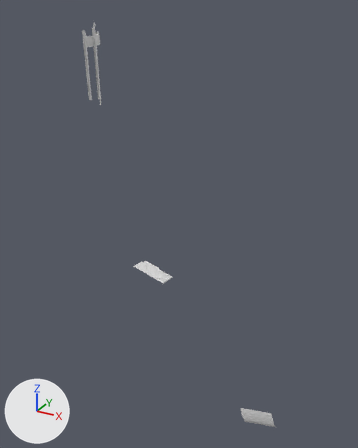
The OBJ model DarkChaos-Dev/gameitems/Primitive.LM_L_LW5_Parts.obj, before and after one commit.
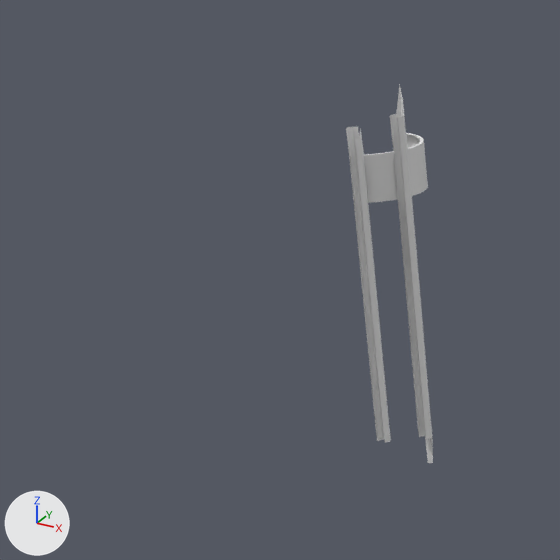
Old and new are each drawn whole from a 50 mm lens placed at (373.0, -999.0, 109.0), pointed at (-128.0, -89.0, -346.0) and again close up on the part from 1% to 36% of the width and 0% to 28% of the height. Every picture has the same lights, and +X, +Y and +Z are marked at lower left. Where no turn or scale is listed for an object, it has been applied to the vertices. Vertices at the same position are counted once.

In view in the first close-up: 'LM_L_LW5_Parts'.
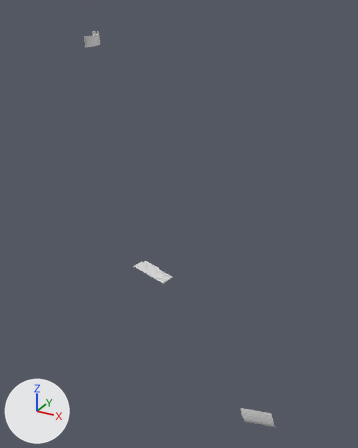
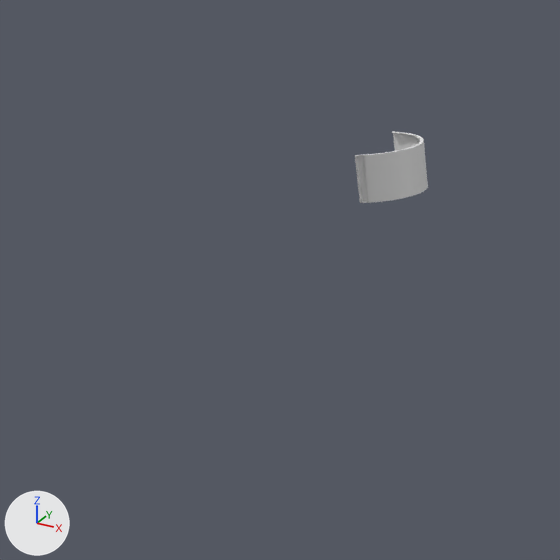
The change, as JSON lines over the scene's bpy script:
```json
{"block": "me_lm_l_lw5_parts", "where": "me_lm_l_lw5_parts.from_pydata(...)  # 199 vertices, 289 faces; spans x -422.0..171.0, y -216.0..62.0, z -726.0..79.0"}
{"block": "me_lm_l_lw5_parts", "where": "# used by ob_lm_l_lw5_parts; location = (0.0, 0.0, 0.0)"}
{"block": "me_lm_l_lw5_parts", "change": "me_lm_l_lw5_parts part 1: the loose piece of 39 vertices spanning x -395.0..-379.0, y -32.0..-7.0, z -114.0..79.0 is deleted"}
{"block": "me_lm_l_lw5_parts", "change": "me_lm_l_lw5_parts part 2: the loose piece of 29 vertices spanning x -408.0..-393.0, y -51.0..-27.0, z -100.0..59.0 is deleted"}
```

Pixel boxes [x1, y1, x2, y2] of what changed, in the close-ups (560 x 560 px):
```json
{"object": "LM_L_LW5_Parts", "change": "reshaped", "before": [346, 84, 433, 463], "after": [355, 132, 428, 203]}
{"part": 1, "of": "me_lm_l_lw5_parts", "change": "deleted", "before": [390, 84, 433, 463]}
{"part": 2, "of": "me_lm_l_lw5_parts", "change": "deleted", "before": [346, 127, 391, 443]}
```
